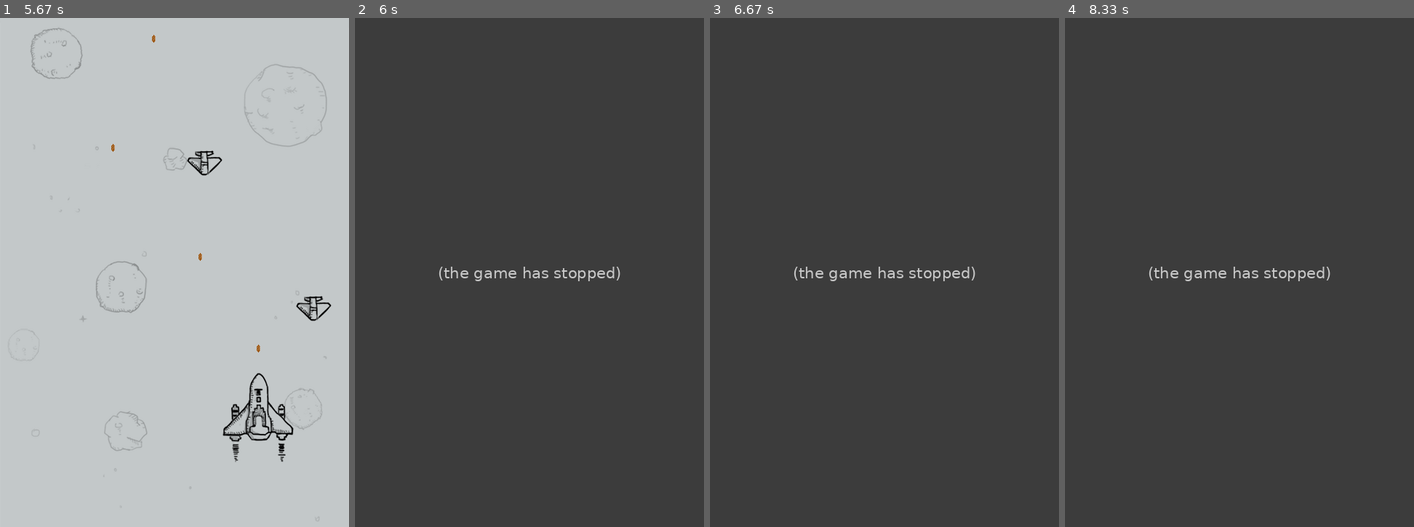
Above: before the commit, frames 1-4 (left to right).
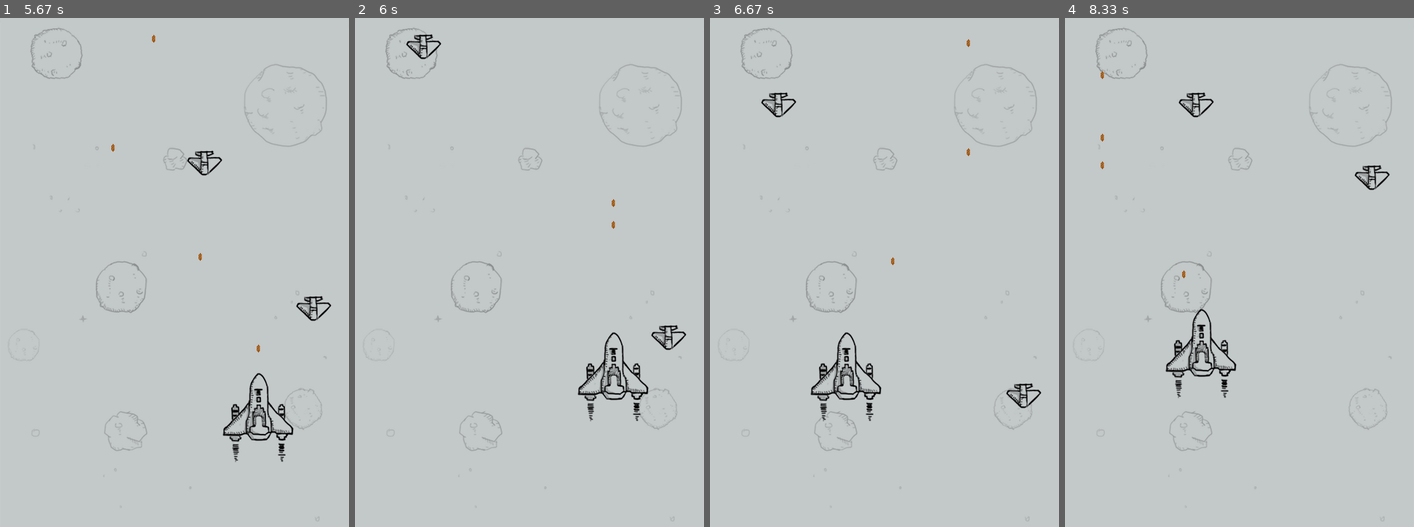
Above: after the commit, the same moments.

Repository: congweiH/AircraftWars-usePyGame
Game: pygame game, started from main.py
The game is run twice, just before and just after one commit, with the same random seed, the same clock (stepped at 60 frames per second) and the same inputs.
Inputs:
- Up to frame 1 (5.67 s): hold Right 0.33-0.8 s; hold Up 0.83-1.13 s; hold Right 1.17-1.63 s; hold Left 1.67-2.2 s; hold Down 2.23-2.53 s; hold Left 2.57-2.97 s; hold Up 3-3.37 s; hold Right 3.4-4.03 s; hold Down 4.07-4.43 s; hold Left 4.47-4.93 s; hold Right 4.97-5.43 s; hold Up from 5.47 s (still down)
- Up to frame 2 (6 s): release Up at 5.77 s
- Up to frame 3 (6.67 s): hold Left from 6.3 s (still down)
- Up to frame 4 (8.33 s): release Left at 6.83 s; hold Down 6.87-7.17 s; hold Left 7.2-7.6 s; hold Up 7.63-8 s; hold Right from 8.03 s (still down)

Frame 1 is identical in both runs. In frame 2, 99% of the frame differs, in the area x 0-100%, y 0-100%; in frame 3, 99%; in frame 4, 99%.
Error before the commit: IndexError: list index out of range (main.py line 51); the game stopped at 5.78 s (later frames are placeholders)

Commit message:
实现非透明区域碰撞检测

Diff:
--- a/Enemy.py
+++ b/Enemy.py
@@ -11,6 +11,7 @@
         self.down_imgs = enemy_down_imgs
         self.speed = 2
         self.down_index = 0
+        self.mask = pygame.mask.from_surface(self.image)
 
     def move(self):
         self.rect.top += self.speed
--- a/Player.py
+++ b/Player.py
@@ -18,15 +18,12 @@
         self.bullets = pygame.sprite.Group()
         self.img_index = 0
         self.is_hit = False
+        self.mask = pygame.mask.from_surface(self.image[0])
 
     def loadImage(self):
-        image = []
-        image.append(pygame.image.load('img/me1.png'))
-        image.append(pygame.image.load('img/me2.png'))
-        image.append(pygame.image.load('img/me_destroy_1.png'))
-        image.append(pygame.image.load('img/me_destroy_2.png'))
-        image.append(pygame.image.load('img/me_destroy_3.png'))
-        image.append(pygame.image.load('img/me_destroy_4.png'))
+        image = [pygame.image.load('img/me1.png'), pygame.image.load('img/me2.png'),
+                 pygame.image.load('img/me_destroy_1.png'), pygame.image.load('img/me_destroy_2.png'),
+                 pygame.image.load('img/me_destroy_3.png'), pygame.image.load('img/me_destroy_4.png')]
         return image
 
     def fire(self, bullet_img):
--- a/main.py
+++ b/main.py
@@ -19,7 +19,7 @@
 
 # 玩家飞机
 player = Player()
-player_down_index = 16
+player_down_index = 0
 
 # 子弹
 fire_fre = 0    # 发射的频率
@@ -45,25 +45,23 @@
     # 绘制玩家飞机
     if not player.is_hit:
         screen.blit(player.image[player.img_index], player.rect)
-        # player.img_index = fire_fre
     else:
         player.img_index=player_down_index
+        if player_down_index > 5:
+            break
         screen.blit(player.image[player.img_index], player.rect)
         player_down_index += 1
-        if player_down_index>47:
-            break
-
     # 控制发射子弹和频率并发射子弹
     if not player.is_hit:
         if fire_fre % 15 == 0:
             player.fire(bullet_img)
         fire_fre += 1
-        if fire_fre>=15:
+        if fire_fre >= 15:
             fire_fre = 0
     # 移动子弹，若超出窗口范围则删除
     for bullet in player.bullets:
         bullet.move()
-        if bullet.rect.bottom<0:
+        if bullet.rect.bottom < 0:
             player.bullets.remove(bullet)
     # 绘制子弹
     player.bullets.draw(screen)
@@ -73,19 +71,20 @@
         enemy1 = Enemy(enemy1_img, enemy1_down_imgs, enemy1_pos)
         enemies1.add(enemy1)
     enemy_fre += 1
-    if enemy_fre>=100:
+    if enemy_fre >= 100:
         enemy_fre = 0
     # 移动敌机
     for enemy in enemies1:
         enemy.move()
-        # 判断玩家是否被击中
-        if pygame.sprite.collide_circle(enemy, player):
-            enemies_down.add(enemy)
-            enemies1.remove(enemy)
-            player.is_hit = True
-            break
         if enemy.rect.top > SCREEN_HEIGHT:
             enemies1.remove(enemy)
+    # 判断玩家是否被击中
+    list = pygame.sprite.spritecollide(player, enemies1, False, pygame.sprite.collide_mask)
+    if len(list)>0:
+        for i in list:
+            enemies_down.add(i)
+            enemies1.remove(i)
+        player.is_hit = True
     # 敌机被击中
     enemies1_down = pygame.sprite.groupcollide(enemies1,player.bullets,1,1)
     for enemy_down in enemies1_down:
Not shown, changed: README.md
